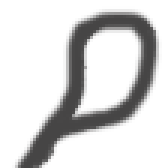
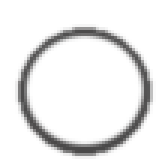
Layers edited between the first and the second 168x168 image:
added layer "circle" in group "Laaggroep" over [15, 24, 156, 159]
hid "sling" over [12, 9, 162, 168]
